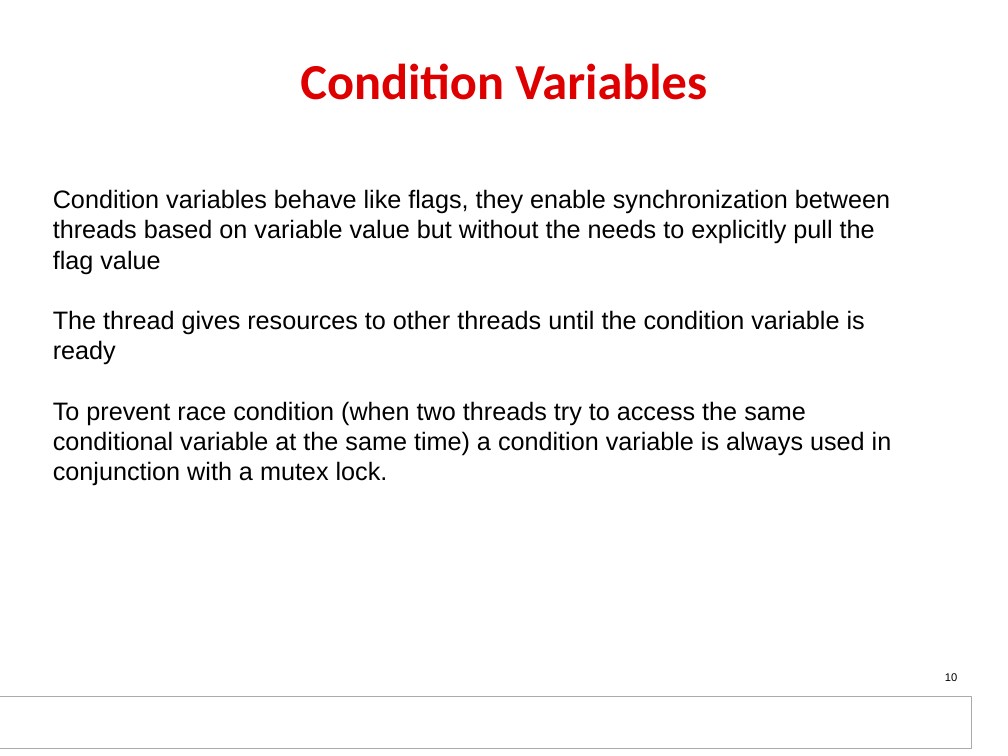
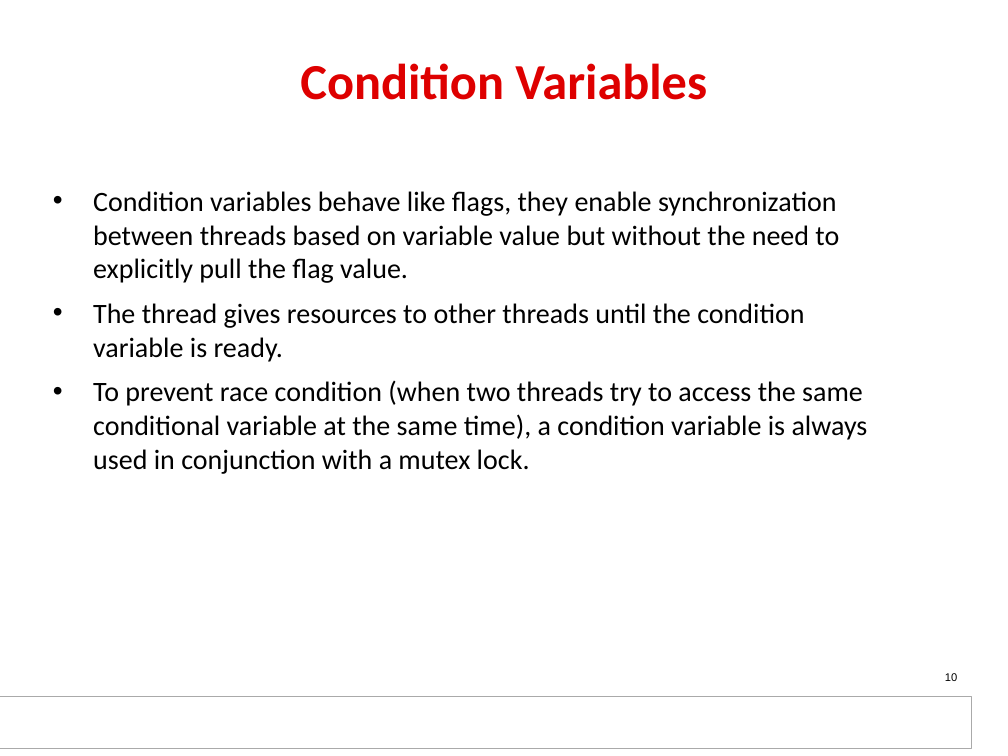
Before and after one commit to hari1989/keystone-workshop, a slide deck: slide 10 of slides/SMP_basic.pptx. Drawn at 1008x756 pixels with LibreOffice and Linux fonts; fonts in the diff are those of the drawing; background and template pictures are left out. Boxes give left, top, right and bottom in pixels: in the first picture for what was removed or moved away, otherwise in the second. Text is boxed around its words. In the diff, an @@ line names an element or a change of style, - is before the commit and + after.

```diff
--- a/slides/SMP_basic.pptx
+++ b/slides/SMP_basic.pptx
@@ text at box(93, 191, 868, 474): text changed; size 18 to 20 pt; font Arial to Calibri @@
-Condition variables behave like flags, they enable synchronization between threads based on variable value but without the needs to explicitly pull the flag value
-The thread gives resources to other threads until the condition variable is ready
-To prevent race condition (when two threads try to access the same conditional variable at the same time) a condition variable is always used in conjunction with a mutex lock.
+• Condition variables behave like flags, they enable synchronization between threads based on variable value but without the need to explicitly pull the flag value.
+• The thread gives resources to other threads until the condition variable is ready.
+• To prevent race condition (when two threads try to access the same conditional variable at the same time), a condition variable is always used in conjunction with a mutex lock.
```
Also in this commit, not shown: 9 other slides changed, 2 other files.
